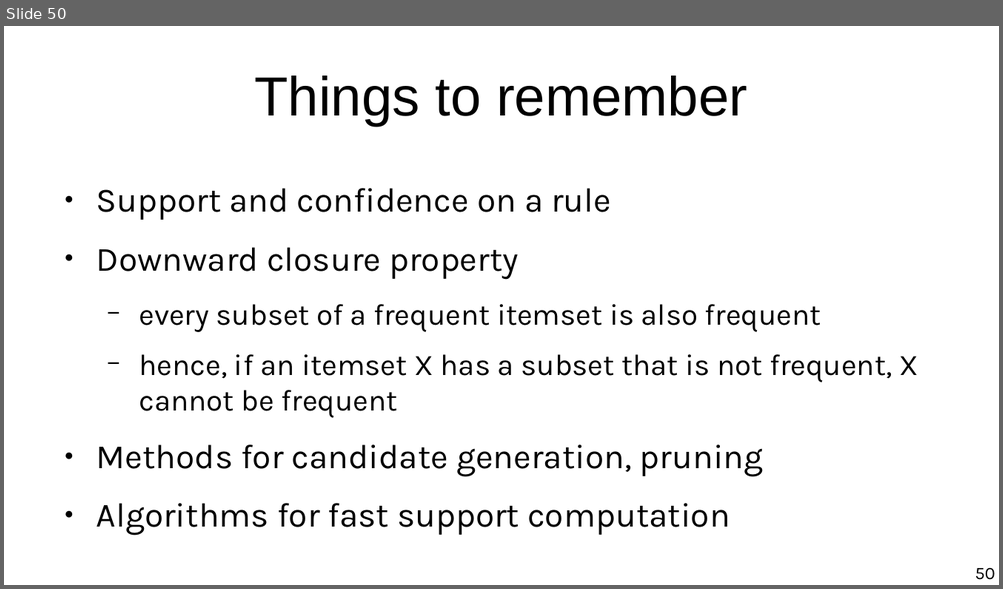
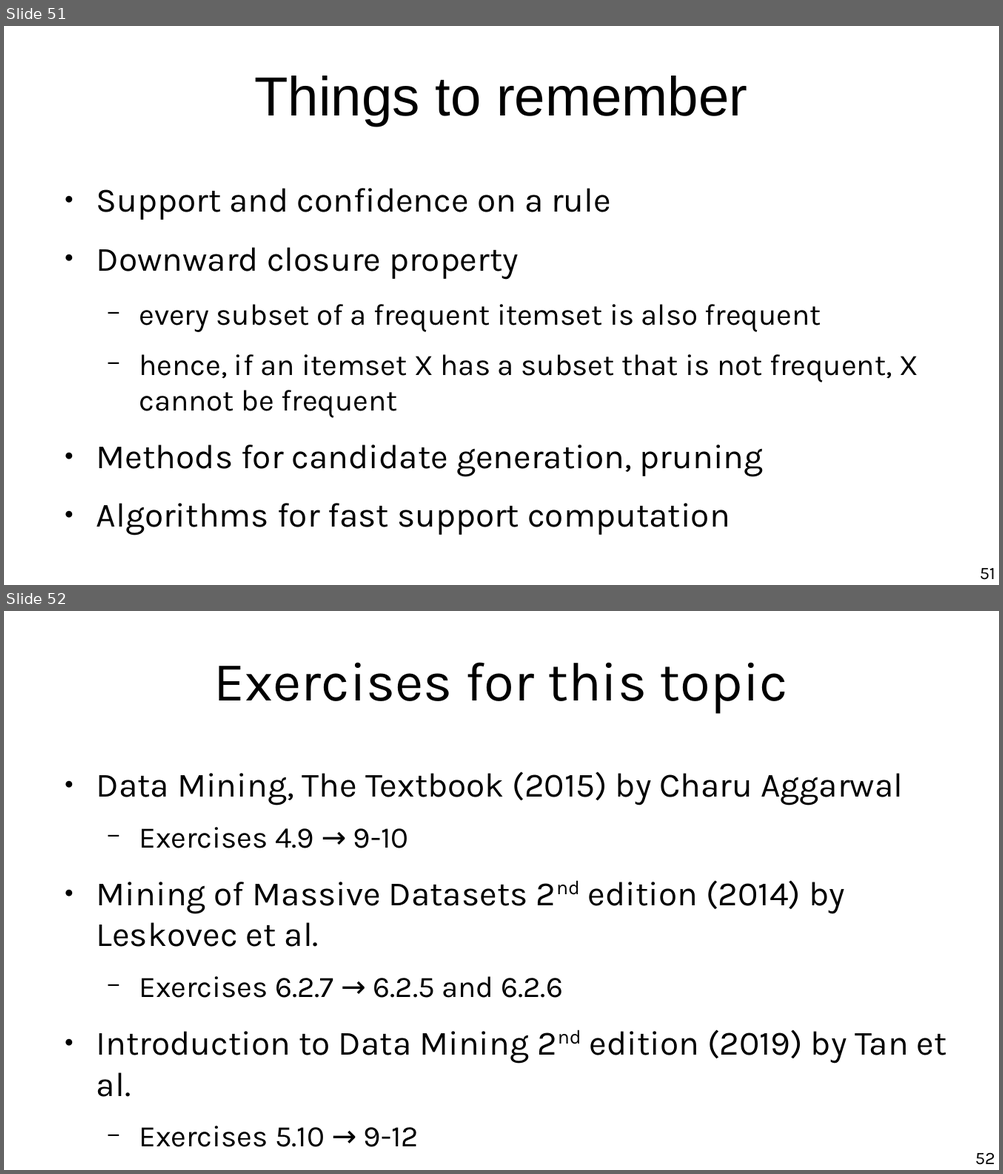
Before and after one commit to marco-calautti/data-mining-course, a slide deck: theory/tt06_association_rule_mining.odp. Shown one above the other, each under a label of ours: slide 50 before the commit, slides 51 and 52 after it. The pictures are 1003x589 and 1003x1174 pixels, drawn with LibreOffice and Linux fonts; fonts in the diff are those of the drawing. Boxes give left, top, right and bottom in pixels: in the first picture for what was removed or moved away, otherwise in the second. Text is boxed around its words. In the diff, an @@ line names an element or a change of style, - is before the commit and + after.

```diff
--- a/theory/tt06_association_rule_mining.odp
+++ b/theory/tt06_association_rule_mining.odp
@@ slide 52 added at (4,611,999,1170), background #FFFFFF @@
@@ title added at (214,662,788,714), 44 pt, text #000000 @@
+Exercises for this topic
@@ text added at (96,772,947,1147), 27.2 pt, text #000000 @@
+● Data Mining, The Textbook (2015) by Charu Aggarwal
+  − Exercises 4.9 → 9-10
+● Mining of Massive Datasets 2nd edition (2014) by Leskovec et al.
+  − Exercises 6.2.7 → 6.2.5 and 6.2.6
+● Introduction to Data Mining 2nd edition (2019) by Tan et al.
+  − Exercises 5.10 → 9-12
@@ page number added at (975,1153,995,1165), 14 pt, text #000000 @@
+52
@@ what was slide 50 is now slide 51 @@
@@ page number at (979,568,995,580): text changed @@
-50
+51
```
Also in this commit, not shown: 14 slides changed, 1 other slide added.
